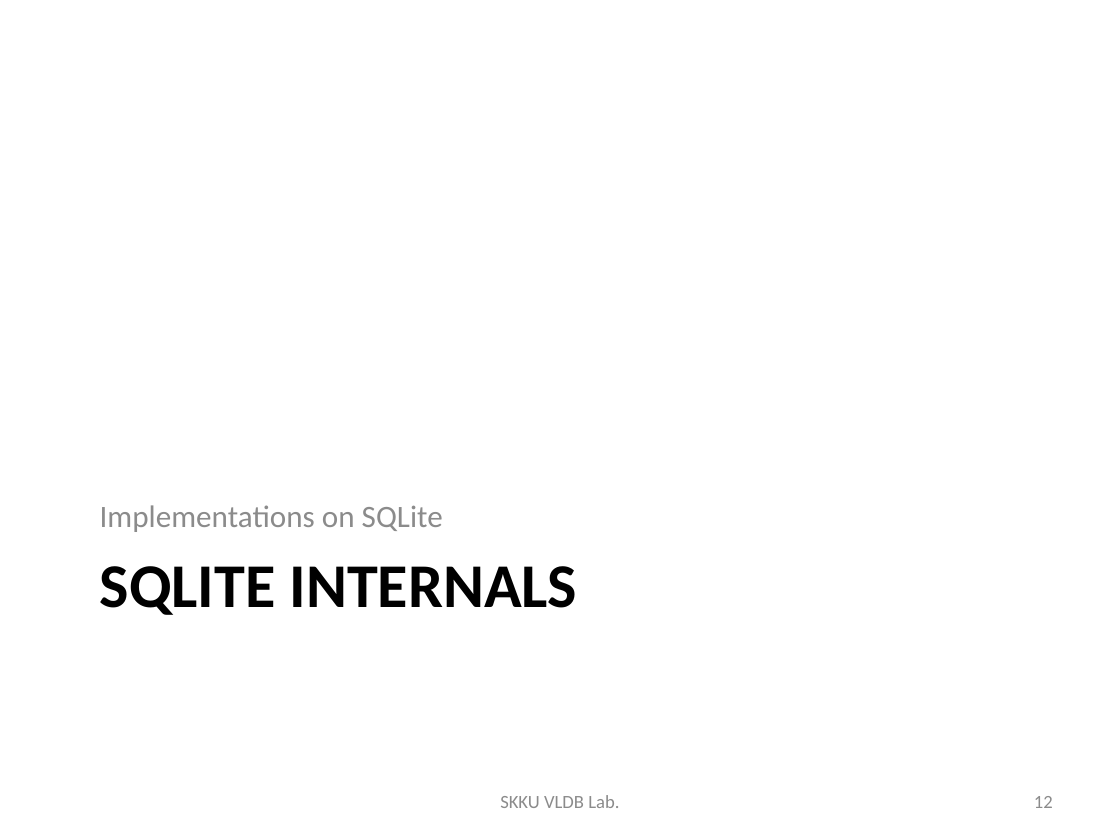
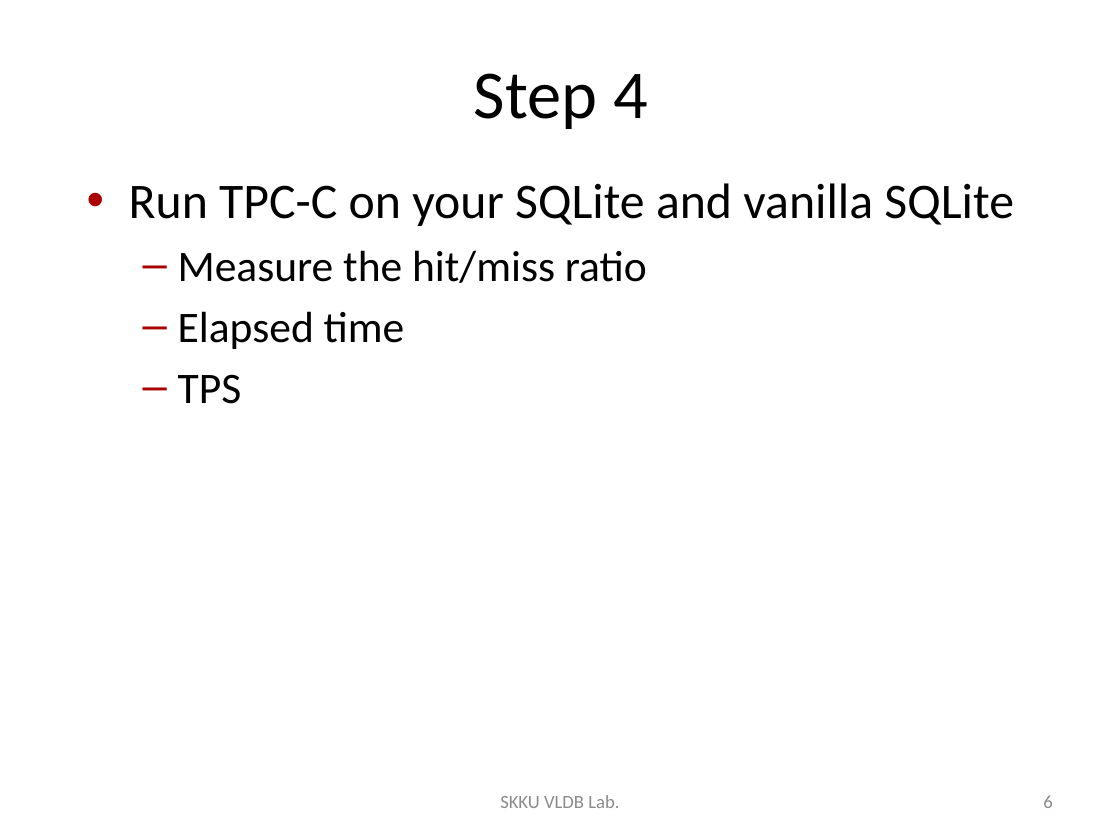
Before and after one commit to wurikiji/2016-db-programming-fall, a slide deck: slide 6 of 4주차/4주차 - Asignment 3.pptx (slide 12 before the commit). Drawn at 1120x840 pixels with LibreOffice and Linux fonts; fonts in the diff are those of the drawing. Boxes give left, top, right and bottom in pixels: in the first picture for what was removed or moved away, otherwise in the second. Text is boxed around its words. In the diff, an @@ line names an element or a change of style, - is before the commit and + after.

```diff
--- a/4주차/4주차 - Asignment 3.pptx
+++ b/4주차/4주차 - Asignment 3.pptx
@@ title added at [474,73,648,129], 44 pt, text #000000 @@
+Step 4
@@ text "Run TPC-C on your SQLite ..." at [129,183,1014,404]: vertical alignment bottom to top @@
@@ text at [129,183,1014,404]: text changed; size 20 to 28 pt; text colour #8C8C8C to #000000 @@
-Implementations on SQLite
+• Run TPC-C on your SQLite and vanilla SQLite
+  – Measure the hit/miss ratio
+  – Elapsed time
+  – TPS
@@ title removed at [100,566,578,615] @@
-SQLITE INTERNALS
@@ page number at [1043,795,1052,808]: text changed @@
-12
+6
```
Also in this commit, not shown: 5 other slides changed, 4 slides added, 20 slides removed, 1 other file.
